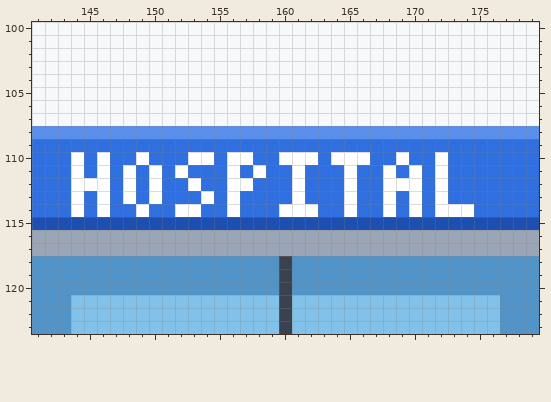
Pixel-art file: src/media/photos/sprites/scenes/hospital_4.aseprite. The picture above was drawn from the file before the commit.
320x180 pixels, 1 frame. Colours within 5 levels of each other are drawn and written as one. Shown: x 141..179, y 100..123.
The result:
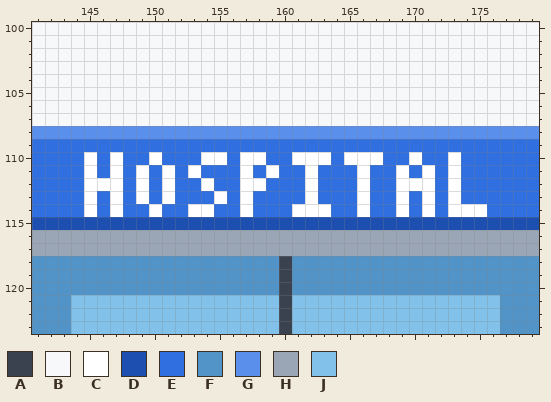
Palette (. is transparent): A #3a4250  B #f7f8fa  C #ffffff  D #1d4fb0  E #2f6fe0  F #5293c8  G #5a90ec  H #9aa6b6  J #82c2ea
The author wrote: Hospital signs: a proper N so CLINIC and CENTER no longer read as M
What changed:
y 110: x 144..147 CECE -> ECEC; x 149..150 CE -> EC; x 153 C -> E; x 155..156 EC -> CE; x 158 E -> C; x 160 C -> E; x 163..164 EC -> CE; x 167 E -> C; x 169..170 CE -> EC; x 172..173 CE -> EC
y 111: x 144..153 CECECECECE -> ECECECECEC; x 156..159 CECE -> ECEC; x 161..162 CE -> EC; x 165..166 CE -> EC; x 168..173 CECECE -> ECECEC
y 112: x 144 C -> E; x 147..151 ECECE -> CECEC; x 153..154 CE -> EC; x 156 C -> E; x 158 E -> C; x 161..162 CE -> EC; x 165..166 CE -> EC; x 168 C -> E; x 171..173 ECE -> CEC
y 113: x 144..151 CECECECE -> ECECECEC; x 154..157 CECE -> ECEC; x 161..162 CE -> EC; x 165..166 CE -> EC; x 168..173 CECECE -> ECECEC
y 114: x 144..147 CECE -> ECEC; x 149..150 CE -> EC; x 152 C -> E; x 154 E -> C; x 156..157 CE -> EC; x 160 C -> E; x 163 E -> C; x 165..166 CE -> EC; x 168..172 CECEC -> ECECE; x 175 E -> C
